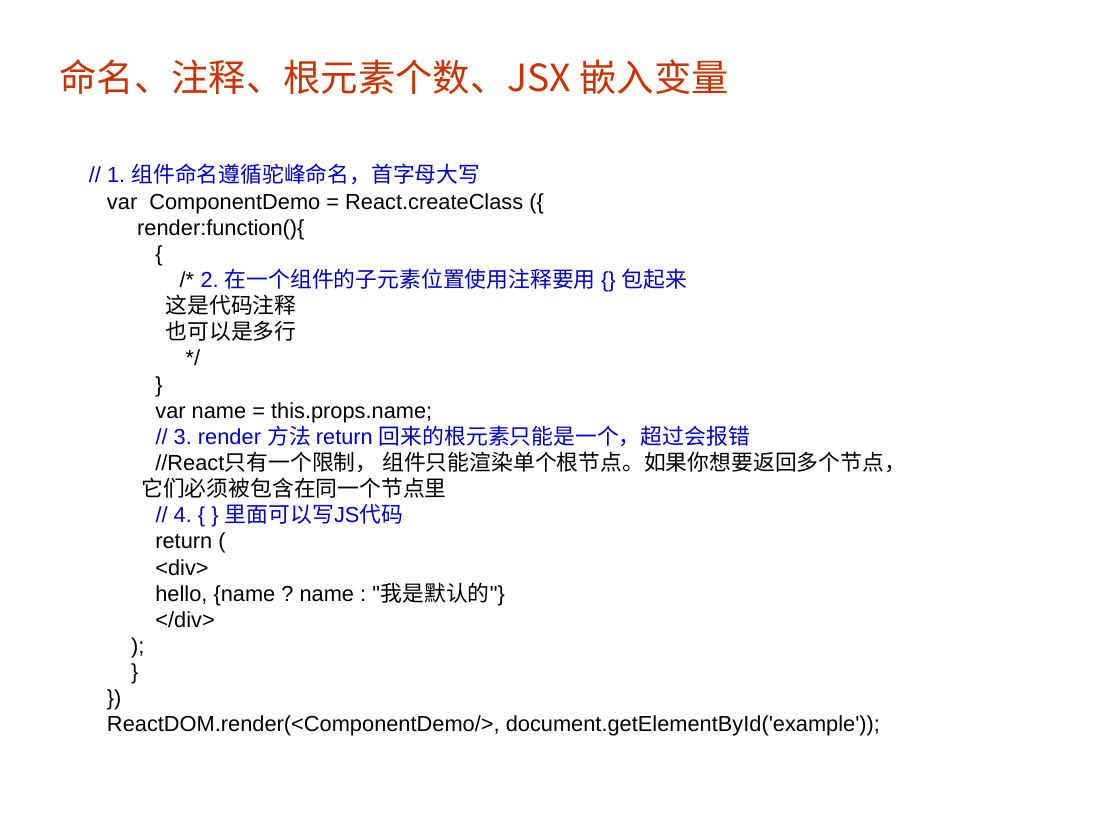
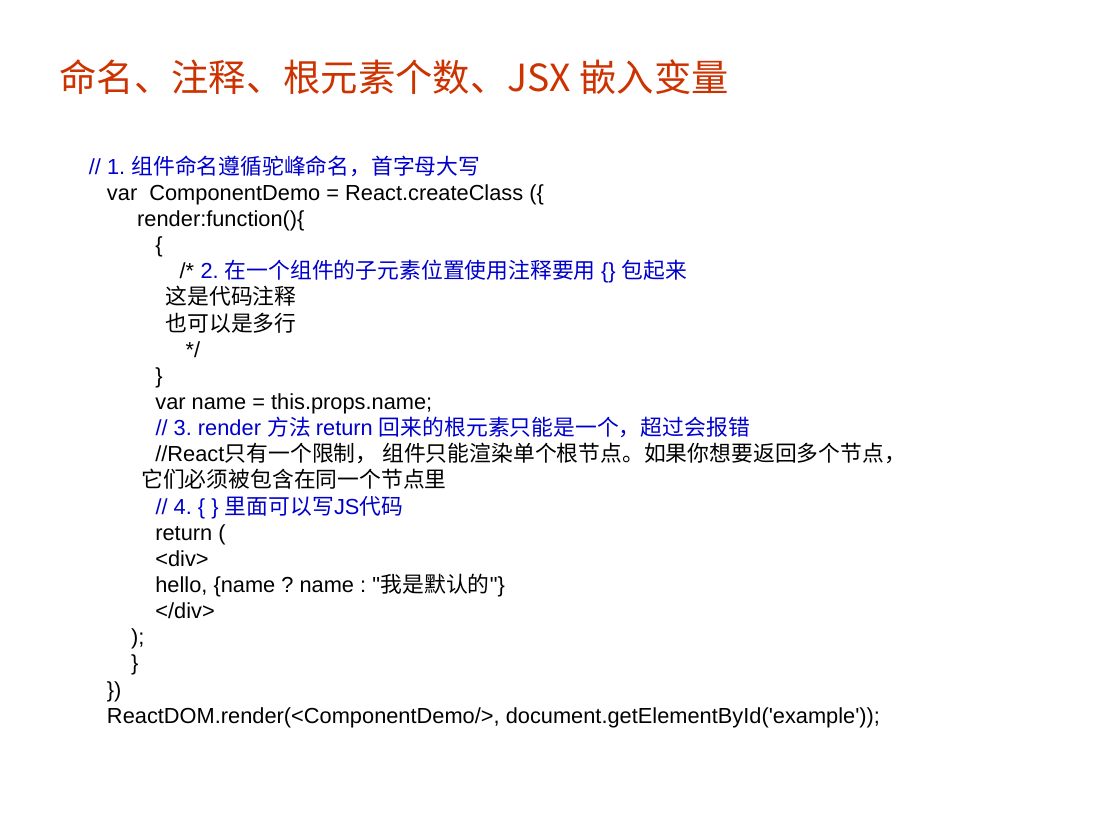
Before and after one commit to guanmeiqi/react-basicKnowledges, a slide deck: slide 6 of react.ppt. Drawn at 1120x840 pixels with LibreOffice and Linux fonts; fonts in the diff are those of the drawing; background and template pictures are left out. Boxes give left, top, right and bottom in pixels: in the first picture for what was removed or moved away, otherwise in the second. Text is boxed around its words. In the diff, an @@ line names an element or a change of style, - is before the commit and + after.

```diff
--- a/react.ppt
+++ b/react.ppt
@@ text "// 1. 组件命名遵循驼峰命名，首字母大写": place and size @@
-text "// 1. 组件命名遵循驼峰命名，首字母大写" at [107,163,906,736]
+text "// 1. 组件命名遵循驼峰命名，首字母大写" at [107,155,906,728]
```
Also in this commit, not shown: 19 other slides changed, 2 slides added, 4 slides removed, 38 other files.
